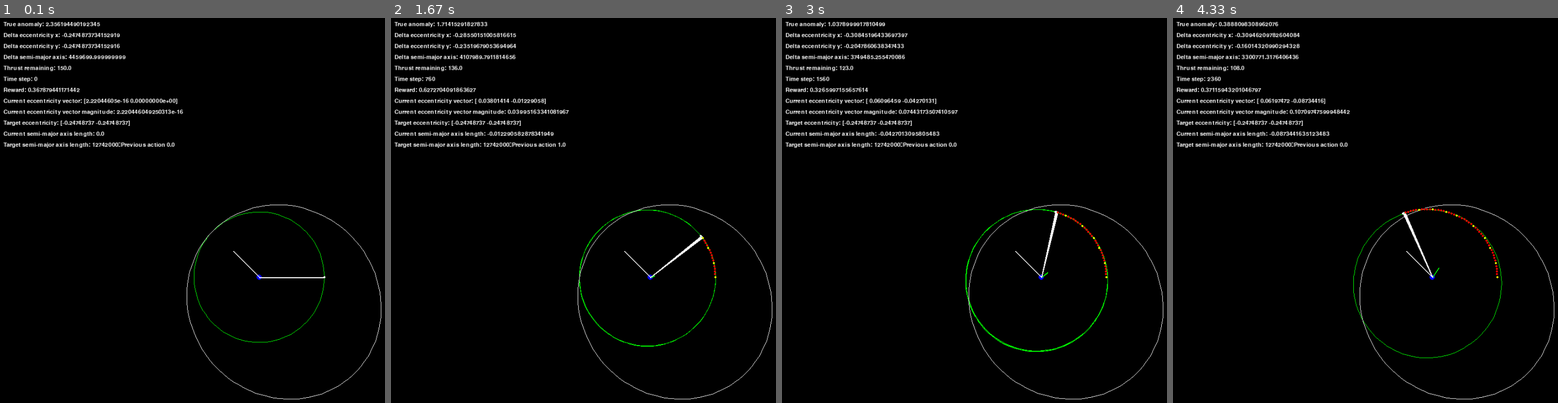
Above: before the commit, frames 1-4 (left to right).
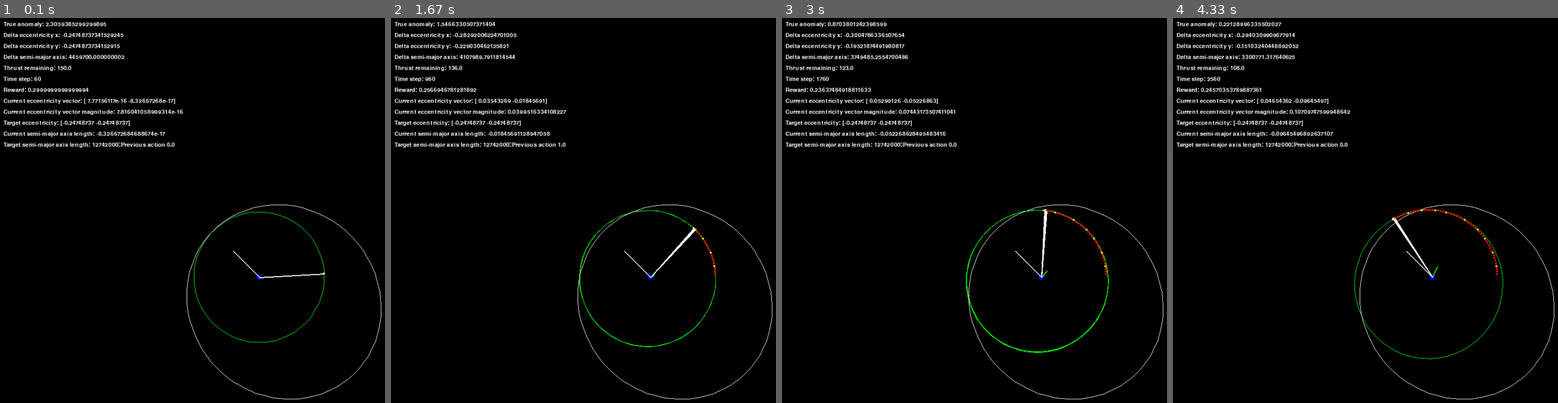
Above: after the commit, the same moments.

Repository: degtrdg/hohmann-transfer-rl
Game: pygame game, started from game.py
Same seed, same stepped clock (60 frames per second), same inputs: the game is played once before the commit and once after it.
Inputs:
- Up to frame 1 (0.1 s): no input
- Up to frame 2 (1.67 s): tap Space at 0.33, 0.73, 1.03, 1.23, 1.57 s
- Up to frame 3 (3 s): tap Space at 1.87, 2.07, 2.37, 2.63, 2.97 s
- Up to frame 4 (4.33 s): tap Space at 3.27, 3.4, 3.8, 4.1 s

The runs differ from the first frame. In frame 1, 1.1% of the frame differs, in the area x 8-85%, y 1-85%; in frame 2, 1.3%; in frame 3, 1.5%; in frame 4, 1.7%, in the area x 8-86%, y 1-89%.

Commit message:
Reward: make non-action less value than action

Diff:
--- a/SimpleBurnEnv.py
+++ b/SimpleBurnEnv.py
@@ -98,7 +98,8 @@
             continuity_reward = 0
 
         # return np.exp(-((delta_e)**2)) + continuity_reward + action*0.1
-        return np.exp(-((delta_e)**2)) +  action*0.3
+        # return (np.exp(-((delta_e * 2)**2)) - np.exp(-4))*3 +  action*0.1
+        return (np.exp(-((delta_e * 2)**2)) - np.exp(-4))*3 + 0.3*self.state[4]/150# +  action*0.1
 
     def step(self, action, dt=10):
         # TODO: Add further terminal conditions and reward
@@ -159,7 +160,7 @@
         # or the spaceship has run out of thrust, or the spaceship's orbit is too eccentric. If any of these conditions is met,
         # the simulation is terminated.
         # Adding 0.1 to both the true anomaly and the e_norm to give it a leeway
-        if self.t0 >= self.max_t or e_norm >= target_e_norm*1.1 or e_angle_diff < 0.17:
+        if self.t0 >= self.max_t or e_norm >= target_e_norm*1.1 or e_angle_diff < -0.17:
         # if self.t0 >= self.max_t or e_norm >= target_e_norm*1.1:
             truncated = True
         else:
--- a/save_simple_model.py
+++ b/save_simple_model.py
@@ -1,6 +1,6 @@
 from SimpleBurnEnv import SimpleBurnEnv as sbe
 import gymnasium as gym
-from stable_baselines3 import PPO
+from stable_baselines3 import PPO, DQN
 from stable_baselines3 import A2C
 import os
 import numpy as np
@@ -24,7 +24,7 @@
 # reset the environment
 env.reset()
 # After we create the env and reset we can add the model with the algo
-# model = DQN('MlpPolicy', env, verbose=1, tau=0.9)
+# model = DQN('MlpPolicy', env, verbose=1, tau=0.9, tensorboard_log=logdir)
 model = PPO('MlpPolicy', env, verbose=1, tensorboard_log=logdir)
 
 TIMESTAMPS = 5000
